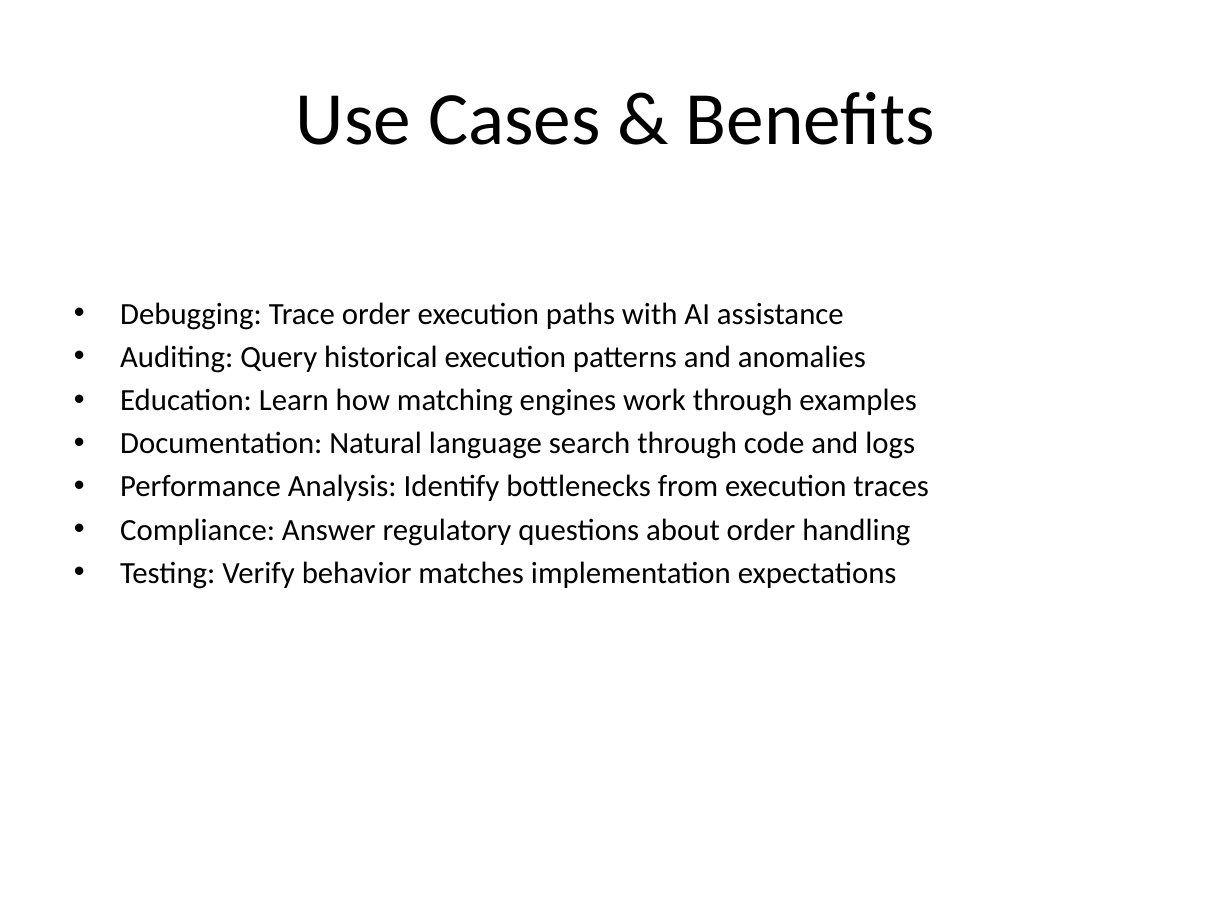
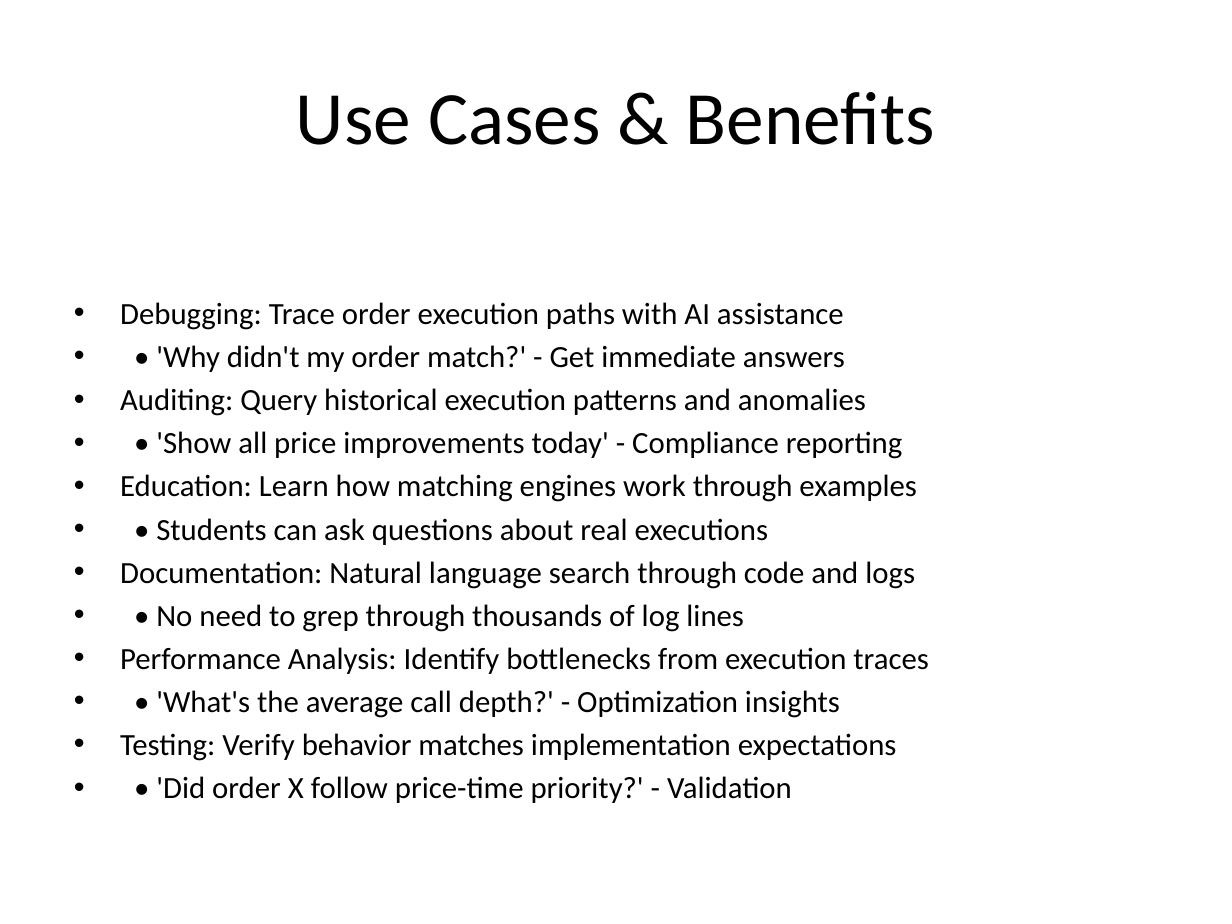
Before and after one commit to spopa01/matching-engine, a slide deck: slide 23 of MatchingEngine_Presentation.pptx (slide 14 before the commit). Drawn at 1232x924 pixels with LibreOffice and Linux fonts; fonts in the diff are those of the drawing. Boxes give left, top, right and bottom in pixels: in the first picture for what was removed or moved away, otherwise in the second. Text is boxed around its words. In the diff, an @@ line names an element or a change of style, - is before the commit and + after.

```diff
--- a/MatchingEngine_Presentation.pptx
+++ b/MatchingEngine_Presentation.pptx
@@ text at <box>156,345,845,372</box>: paragraph added @@
+• • 'Why didn't my order match?' - Get immediate answers
@@ text at <box>156,431,903,459</box>: paragraph added @@
+• • 'Show all price improvements today' - Compliance reporting
@@ text at <box>156,518,768,545</box>: paragraph added @@
+• • Students can ask questions about real executions
@@ text at <box>156,604,744,632</box>: paragraph added @@
+• • No need to grep through thousands of log lines
@@ text at <box>156,690,840,718</box>: text changed @@
-• Compliance: Answer regulatory questions about order handling
+• • 'What's the average call depth?' - Optimization insights
@@ text at <box>156,776,792,803</box>: paragraph added @@
+• • 'Did order X follow price-time priority?' - Validation
```
Also in this commit, not shown: 9 other slides changed, 10 slides added, 2 slides removed, 1 other file.
